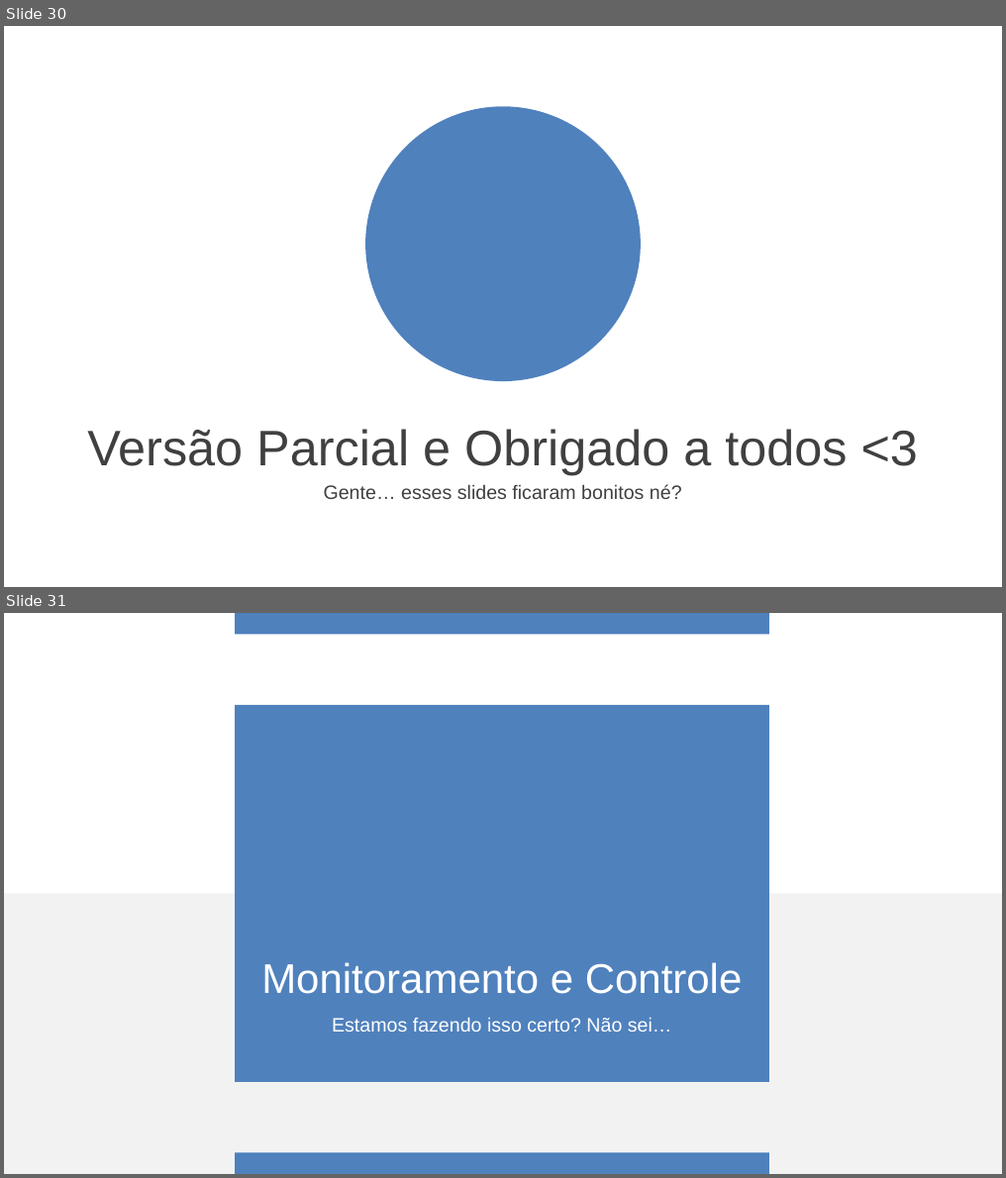
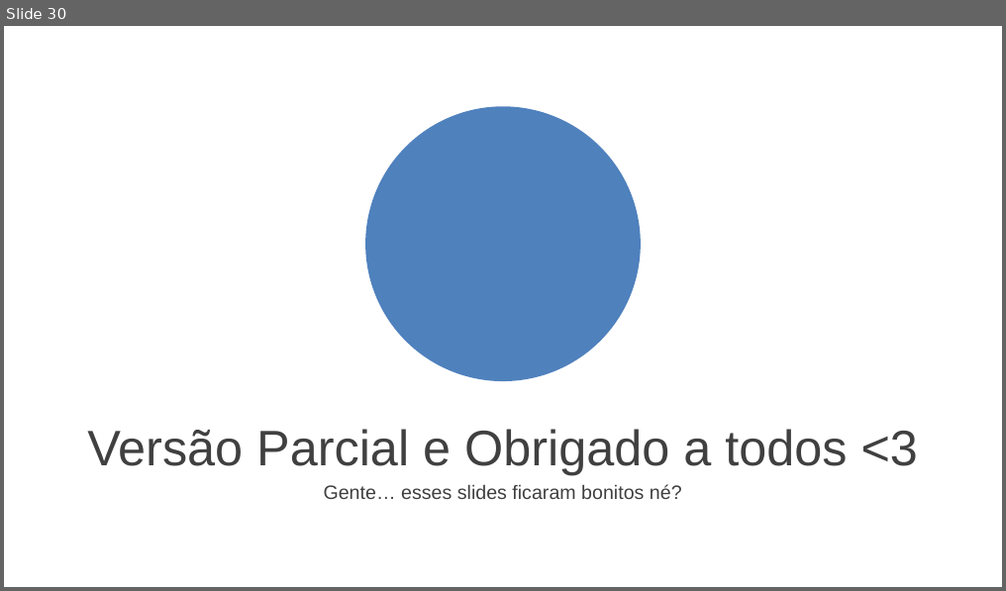
Before and after one commit to marcosousa-uff/Rummikuff, a slide deck: Arquivos de gestão/Primeira Apresentação/Primeira apresentação ES2.pptx. Shown one above the other, each under a label of ours: slides 30 and 31 before the commit, slide 30 after it. The pictures are 1006x1178 and 1006x591 pixels, drawn with LibreOffice and Linux fonts; fonts in the diff are those of the drawing; background and template pictures are left out. Boxes give left, top, right and bottom in pixels: in the first picture for what was removed or moved away, otherwise in the second. Text is boxed around its words. In the diff, an @@ line names an element or a change of style, - is before the commit and + after.

Commit message:
Correção dos slides

```diff
--- a/Arquivos de gestão/Primeira Apresentação/Primeira apresentação ES2.pptx
+++ b/Arquivos de gestão/Primeira Apresentação/Primeira apresentação ES2.pptx
@@ slide 31 removed at (4, 613, 1002, 1174), background #FFFFFF @@
@@ rectangle removed at (235, 613, 768, 634) @@
@@ rectangle removed at (235, 705, 768, 1082) @@
@@ rectangle removed at (4, 893, 1002, 1173) @@
@@ text removed at (261, 962, 743, 994) @@
-Monitoramento e Controle
@@ text removed at (332, 1018, 672, 1032) @@
-Estamos fazendo isso certo? Não sei…
@@ rectangle removed at (235, 1153, 768, 1173) @@
```
Also in this commit, not shown: 2 other files.
